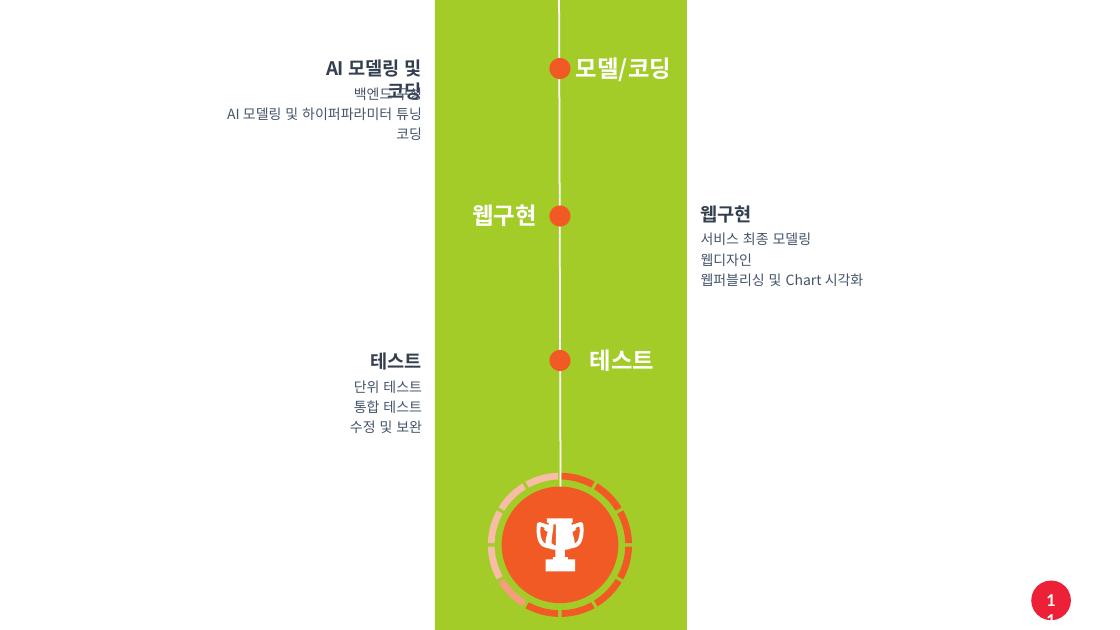
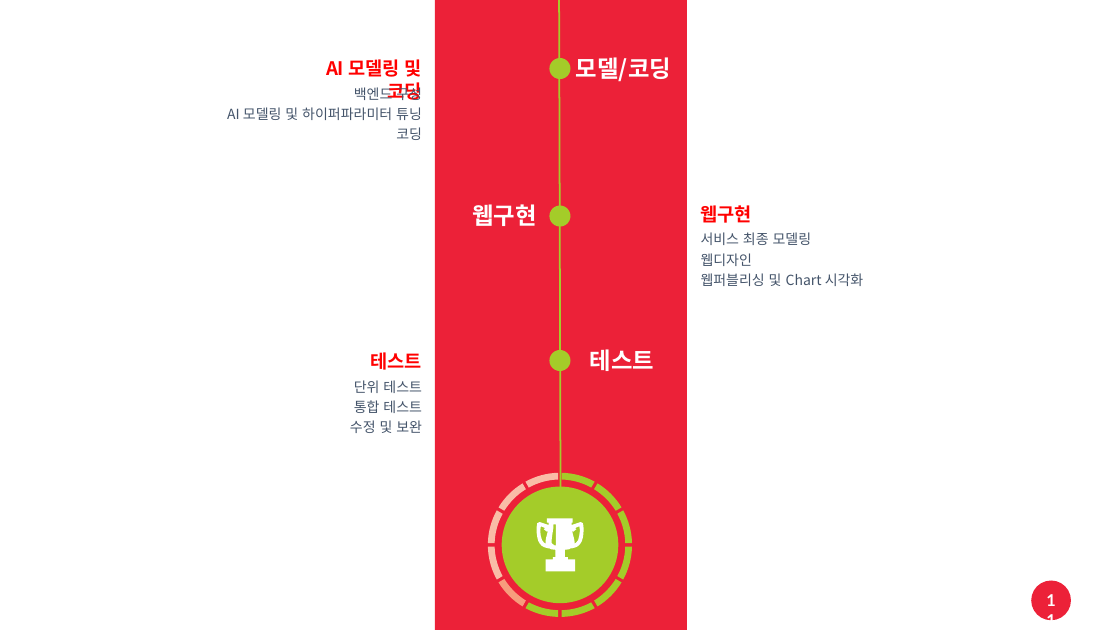
Before and after one commit to linkz73/idol_rank, a slide deck: slide 11 of 자료/프로젝트.pptx. Drawn at 1120x630 pixels with LibreOffice and Linux fonts; fonts in the diff are those of the drawing. Boxes give left, top, right and bottom in pixels: in the first picture for what was removed or moved away, otherwise in the second. Text is boxed around its words. In the diff, an @@ line names an element or a change of style, - is before the commit and + after.

```diff
--- a/자료/프로젝트.pptx
+++ b/자료/프로젝트.pptx
@@ rectangle at box(435, 0, 687, 630): fill #A4CC29 to #EC2138 @@
@@ line (560, 0) - (560, 511): stroke #FFFFFF 1.5 pt to #A4CC29 1.5 pt @@
@@ text colour #333F50 to #FF0000 in 3 elements at box(326, 59, 422, 100), box(701, 205, 752, 223), box(371, 352, 422, 370) @@
@@ fill #F15A24 to #A4CC29 in 11 elements at box(549, 58, 571, 79), box(549, 206, 571, 227), box(549, 350, 571, 371), box(502, 486, 618, 603), box(594, 483, 622, 511), box(562, 473, 595, 488), box(618, 511, 633, 544), box(618, 547, 633, 580), box(594, 579, 622, 607), box(562, 602, 595, 617), box(526, 602, 559, 617) @@
```
Also in this commit, not shown: 10 other slides changed.
